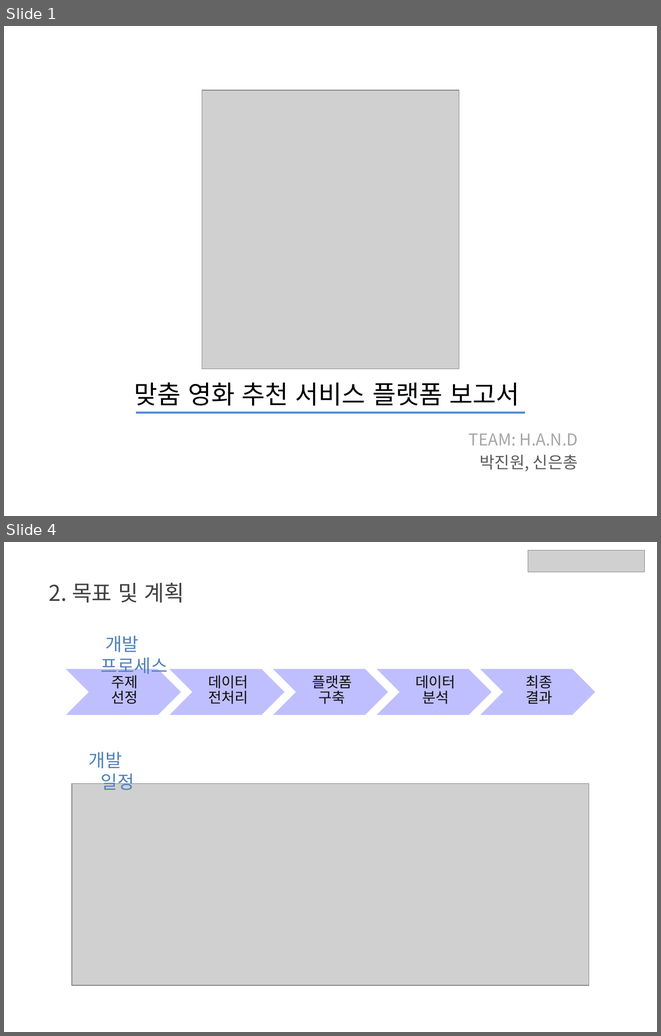
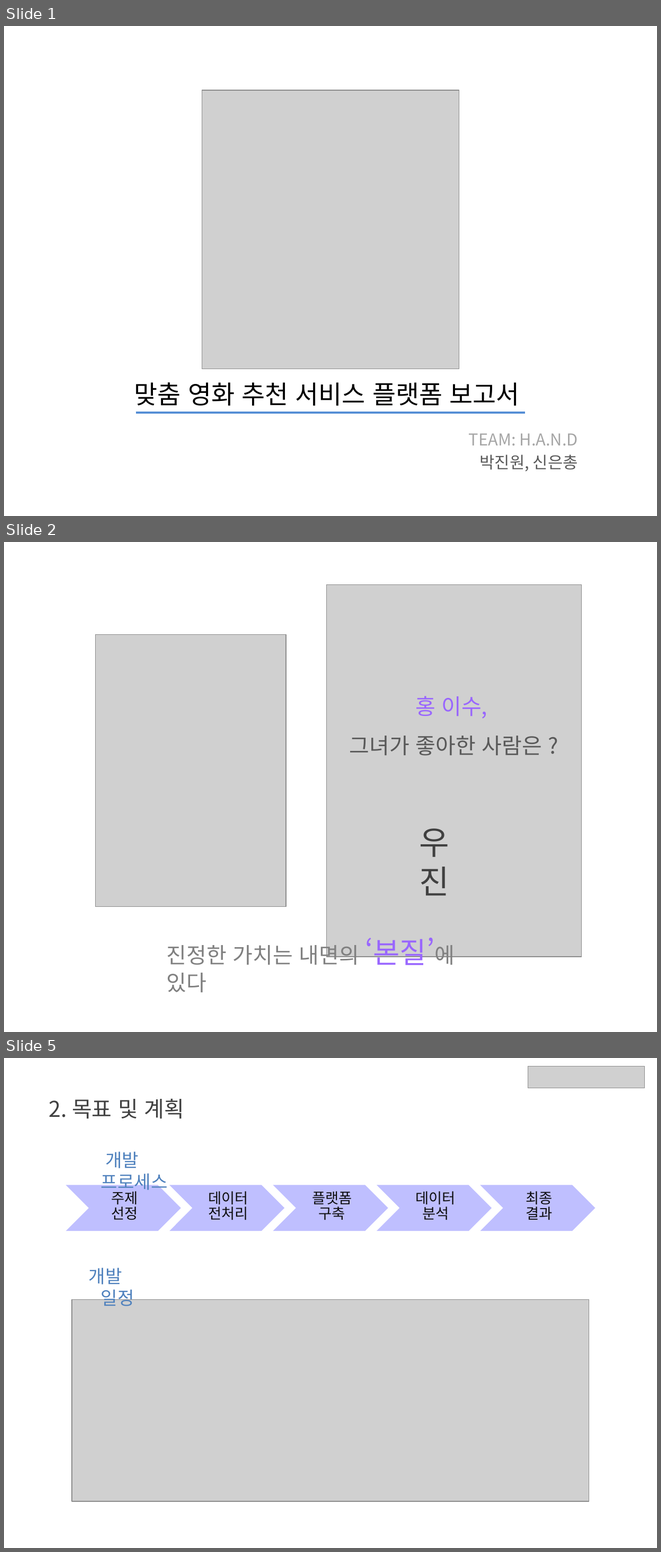
Before and after one commit to chongs02/final_project, a slide deck: DataScience/Documents/결과보고서.pptx. Shown one above the other, each under a label of ours: slides 1 and 4 before the commit, slides 1, 2 and 5 after it; the slides between them are not shown. The pictures are 661x1036 and 661x1552 pixels, drawn with LibreOffice and Linux fonts; fonts in the diff are those of the drawing; grey boxes stand for pictures. Boxes give left, top, right and bottom in pixels: in the first picture for what was removed or moved away, otherwise in the second. Text is boxed around its words. In the diff, an @@ line names an element or a change of style, - is before the commit and + after.

```diff
--- a/DataScience/Documents/결과보고서.pptx
+++ b/DataScience/Documents/결과보고서.pptx
@@ slide 2 added at <box>4,542,657,1032</box>, background #FFFFFF @@
@@ picture added at <box>327,584,582,956</box> @@
@@ picture added at <box>95,635,286,907</box> @@
@@ text added at <box>350,696,542,756</box>, 24 pt, text #595959 @@
+홍 이수,
+그녀가 좋아한 사람은 ?
@@ text added at <box>420,828,450,896</box>, 36 pt, text #404040 @@
+우 진
@@ text added at <box>167,937,455,992</box>, 24 pt, text #808080 @@
+진정한 가치는 내면의 ‘본질’에 있다
@@ what was slide 4 is now slide 5 @@
```
Also in this commit, not shown: 2 slides changed, 36 other files.
